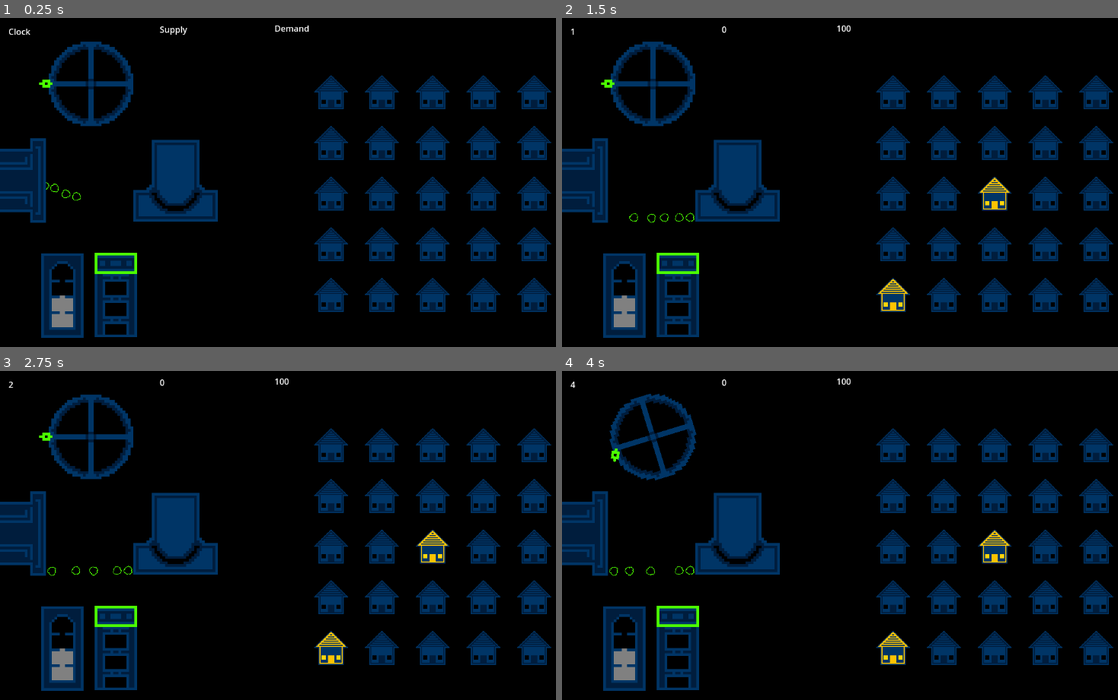
Above: before the commit, frames 1-4 (two rows, left to right).
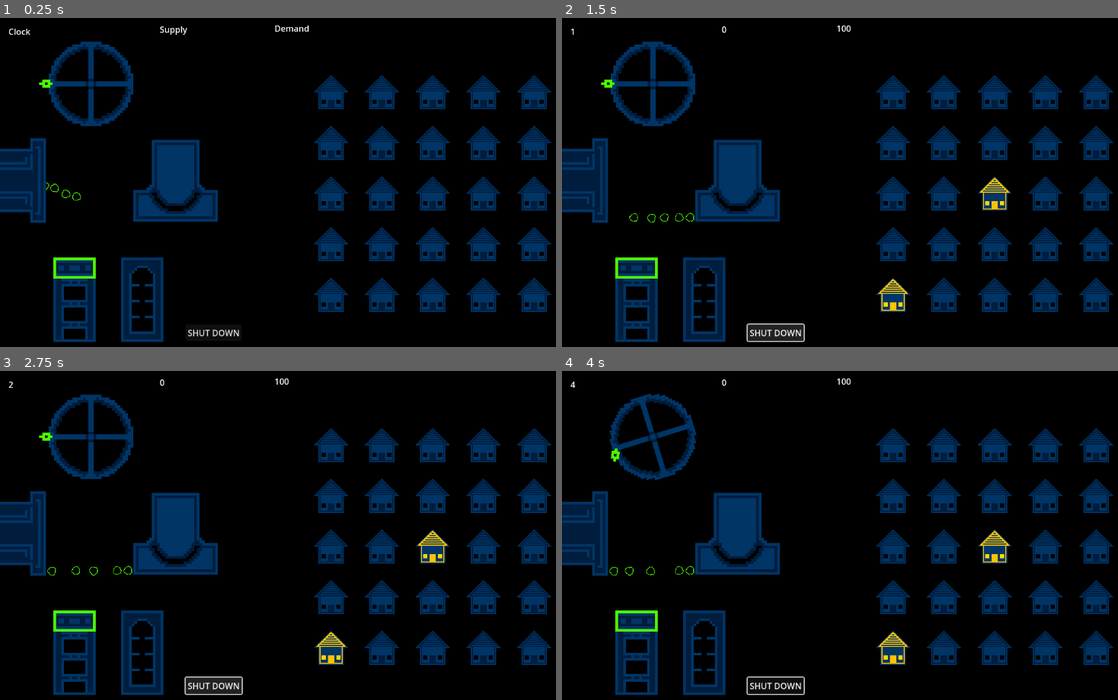
Above: after the commit, the same moments.

Repository: CWmain/BigModeGameJam2025
Game: Godot game, scene res://Levels/main_scene.tscn
The game is run twice, just before and just after one commit, with the same random seed, the same clock (stepped at 60 frames per second) and the same inputs.
Inputs (mouse positions are in pixels of both pictures, inside the frame that each line leads up to):
- Up to frame 1 (0.25 s): no input
- Up to frame 2 (1.5 s): click (773, 333) at 0.5 s, where only the run after the commit has a clickable "SHUT DOWN"; click (773, 333) at 1.25 s, where only the run after the commit has a clickable "SHUT DOWN"
- Up to frame 3 (2.75 s): click (211, 686) at 2 s, where only the run after the commit has a clickable "SHUT DOWN"
- Up to frame 4 (4 s): tap Enter at 2.75 s; move the mouse to (606, 436) at 2.77 s; press the mouse at (606, 436) at 2.78 s; tap Space at 3.5 s; move the mouse to (678, 617) at 3.52 s; release the mouse at (678, 617) at 3.53 s; click (678, 617) at 3.6 s

The runs differ from the first frame. In frame 1, 4.6% of the frame differs, in the area x 7-44%, y 71-99%; in frame 2, 5.1%; in frame 3, 5.1%; in frame 4, 4.8%.

Commit message:
Created reactor scene to handle supply logic, currently unsure how I want the exponentialness of the reactor to work

Diff:
--- a/Levels/main_scene.tscn
+++ b/Levels/main_scene.tscn
@@ -8,9 +8,8 @@
 [ext_resource type="PackedScene" uid="uid://dd2vd3iqvo53d" path="res://Objects/Displays/Supply/supply.tscn" id="7_ik7vq"]
 [ext_resource type="PackedScene" uid="uid://n015st5crxns" path="res://Objects/Wheel/wheel_scene.tscn" id="10_2us4h"]
 [ext_resource type="PackedScene" uid="uid://cml6fxx0w4vff" path="res://Objects/CoalStuff/coal_generator.tscn" id="10_gfq1h"]
-[ext_resource type="PackedScene" uid="uid://dtxljlpr51qa3" path="res://Objects/Reactor/power_gauge.tscn" id="10_hlsne"]
+[ext_resource type="PackedScene" uid="uid://bq0k0l560vl0q" path="res://Objects/Reactor/reactor_scene.tscn" id="10_pvuu1"]
 [ext_resource type="PackedScene" uid="uid://dm5gydgxbfesa" path="res://Objects/CoalStuff/coal_dispenser.tscn" id="11_uyeec"]
-[ext_resource type="PackedScene" uid="uid://bnvewg8qqs33d" path="res://Objects/Reactor/coolant_controls.tscn" id="11_xxim2"]
 
 [sub_resource type="WorldBoundaryShape2D" id="WorldBoundaryShape2D_ae6m6"]
 
@@ -72,8 +71,5 @@
 position = Vector2(7, 308)
 rotation = 1.57079
 
-[node name="PowerGauge" parent="." instance=ExtResource("10_hlsne")]
-position = Vector2(118, 526)
-
-[node name="CoolantControls" parent="." instance=ExtResource("11_xxim2")]
-position = Vector2(219, 525)
+[node name="ReactorScene" parent="." instance=ExtResource("10_pvuu1")]
+position = Vector2(141, 534)
--- a/Objects/Reactor/coolant_controls.gd
+++ b/Objects/Reactor/coolant_controls.gd
@@ -6,19 +6,18 @@
 var percentCoolant: float
 
 func _ready():
-	calculatePercentCoolant()
+	updatePercentCoolant()
 
 func _process(_delta):
 	if (canHold and Input.is_action_pressed("Hold")):
 		coolant_handle.position.y = clampf(to_local(get_viewport().get_mouse_position()).y, -60, 60)
 
 		#Only update percent coolant when moved
-		calculatePercentCoolant()
+		updatePercentCoolant()
 
 ## Function to calculate the percentage up the handle is
-func calculatePercentCoolant():
+func updatePercentCoolant():
 	percentCoolant = 1 - (coolant_handle.position.y + 60)/120
-	print(percentCoolant)
 
 func _on_area_2d_mouse_entered():
 	canHold = true
--- a/Objects/Reactor/power_gauge.gd
+++ b/Objects/Reactor/power_gauge.gd
@@ -2,5 +2,6 @@
 
 @onready var power_gauge = $PowerGauge
 
-func _process(_delta):
-	power_gauge.material.set_shader_parameter("percentFull", 0.5)
+func setGauge(percent: float) -> void:
+	assert(percent >= 0.0 and percent <= 1.0)
+	power_gauge.material.set_shader_parameter("percentFull", percent)
--- /dev/null
+++ b/Objects/Reactor/reactor_scene.gd
@@ -0,0 +1,38 @@
+extends Node2D
+
+
+
+@onready var coolant_controls = $CoolantControls
+@onready var power_gauge = $PowerGauge
+
+@export var maxPower: int = 1000
+@export var addedPower: int = 100
+## When the coolent is maxed, SUPPLY is reduced by below amount
+@export var subtractedPower: int = 500
+var SUPPLY: int = 0:
+	set(value):
+		SUPPLY = max(0, value)
+
+
+func _process(_delta):
+	if SUPPLY > maxPower:
+		print("Reactor Overload (BAD)")
+		return
+	power_gauge.setGauge(float(SUPPLY)/float(maxPower))
+
+func getSupply()->int:
+	SUPPLY = addedPower + (SUPPLY*2)
+	SUPPLY -= int(subtractedPower*coolant_controls.percentCoolant)
+	return SUPPLY
+
+#From https://easings.net/#easeInOutCirc
+func easeInOutCirc(x: float) -> float:
+	if x < 0.5:
+		return (1 - sqrt(1 - pow(2 * x, 2))) / 2
+	else:
+		return (sqrt(1 - pow(-2 * x + 2, 2)) + 1) / 2
+
+
+
+func _on_button_pressed():
+	SUPPLY = 0
--- /dev/null
+++ b/Objects/Reactor/reactor_scene.tscn
@@ -0,0 +1,22 @@
+[gd_scene load_steps=4 format=3 uid="uid://bq0k0l560vl0q"]
+
+[ext_resource type="PackedScene" uid="uid://bnvewg8qqs33d" path="res://Objects/Reactor/coolant_controls.tscn" id="1_4rhoj"]
+[ext_resource type="Script" path="res://Objects/Reactor/reactor_scene.gd" id="1_72xvy"]
+[ext_resource type="PackedScene" uid="uid://dtxljlpr51qa3" path="res://Objects/Reactor/power_gauge.tscn" id="2_lnxuf"]
+
+[node name="ReactorScene" type="Node2D" groups=["Supplier"]]
+script = ExtResource("1_72xvy")
+
+[node name="CoolantControls" parent="." instance=ExtResource("1_4rhoj")]
+
+[node name="PowerGauge" parent="." instance=ExtResource("2_lnxuf")]
+position = Vector2(128, 0)
+
+[node name="Button" type="Button" parent="."]
+offset_left = 210.0
+offset_top = 47.0
+offset_right = 316.0
+offset_bottom = 78.0
+text = "SHUT DOWN"
+
+[connection signal="pressed" from="Button" to="." method="_on_button_pressed"]
Not shown: 1 places in Levels/main_scene.tscn that only renumber resources
